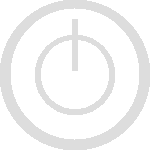
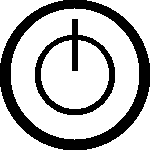
Layer changes from the first 150px x 150px image to the second:
painted on "On" over [72, 19, 78, 71]
painted on "Circle copy" over [35, 35, 115, 115]
painted on "Circle" over [0, 0, 150, 150]
